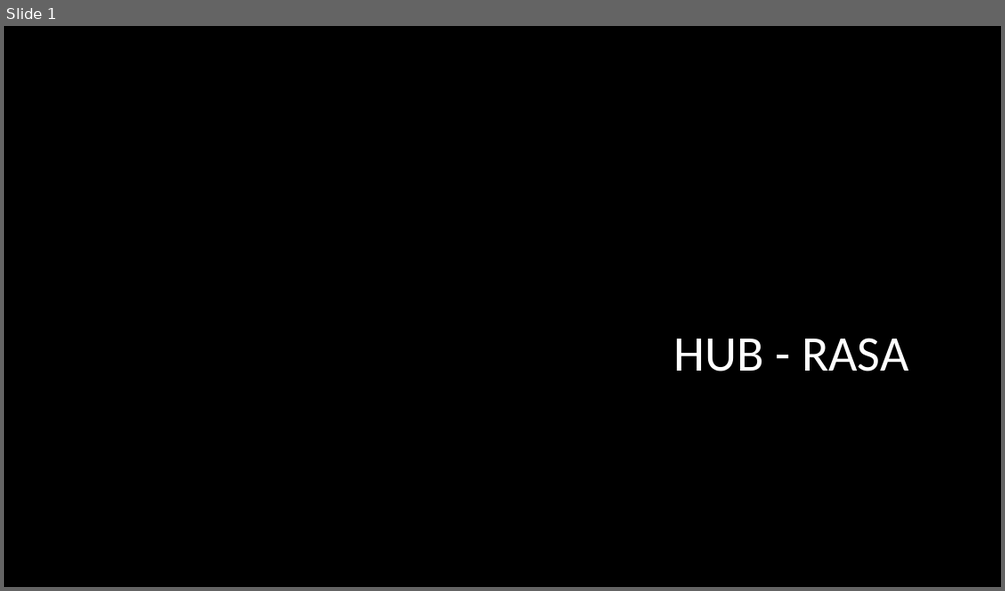
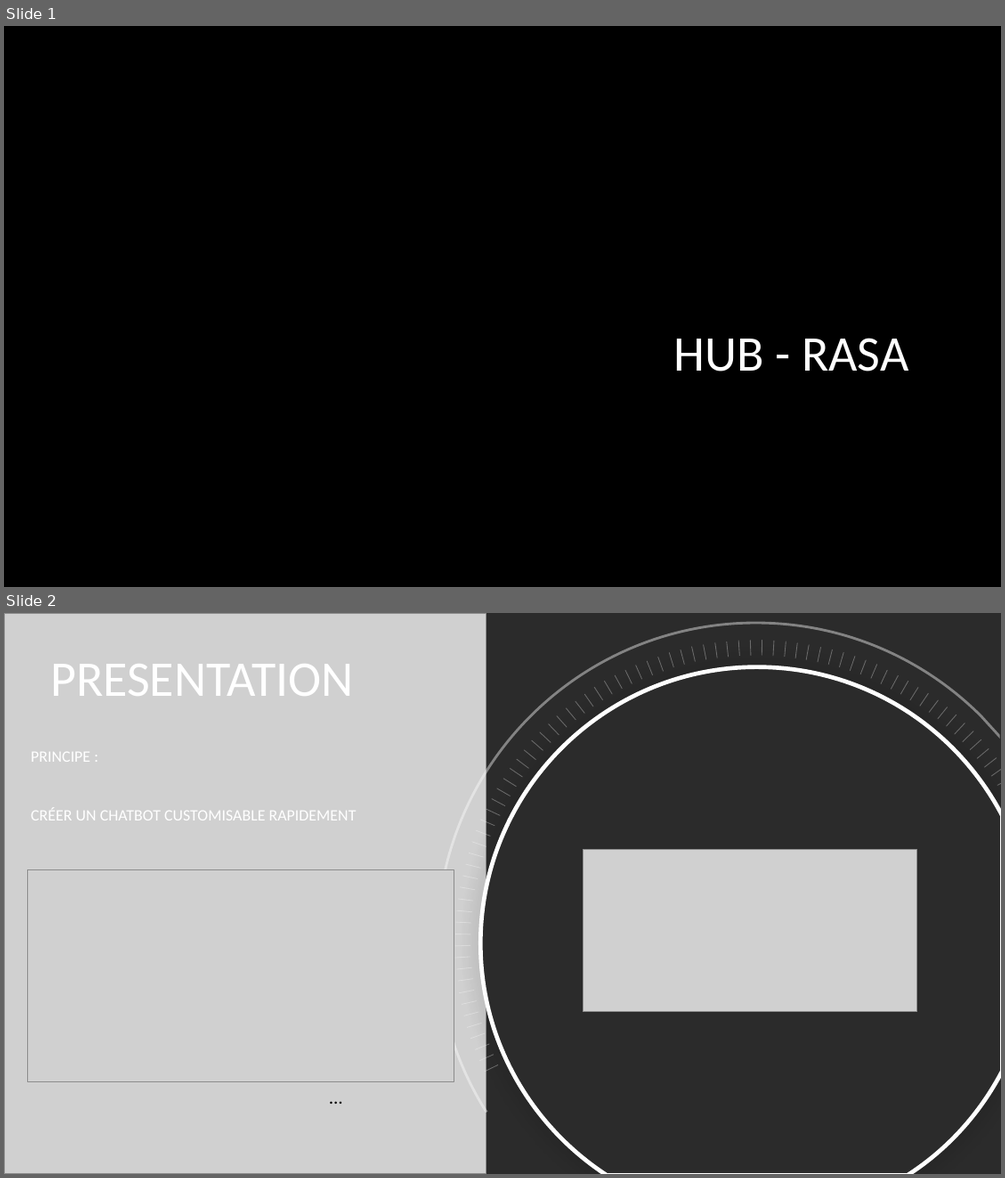
Before and after one commit to Ebiam/HUB_Rasa, a slide deck: HUB_RASA.pptx. Shown one above the other, each under a label of ours: slide 1 before the commit, slides 1 and 2 after it. The pictures are 1005x591 and 1005x1178 pixels, drawn with LibreOffice and Linux fonts; fonts in the diff are those of the drawing; grey boxes stand for pictures; background and template pictures are left out; a plain dark background stands for a picture behind light text. Boxes give left, top, right and bottom in pixels: in the first picture for what was removed or moved away, otherwise in the second. Text is boxed around its words. In the diff, an @@ line names an element or a change of style, - is before the commit and + after.

Commit message:
Add slide

```diff
--- a/HUB_RASA.pptx
+++ b/HUB_RASA.pptx
@@ slide 2 added at [4, 613, 1001, 1174], background picture (left out) @@
@@ picture added at [4, 613, 486, 1174] @@
@@ freeform shape added at [437, 621, 1000, 1112], fill #FFFFFF at 42% opacity @@
@@ title added at [50, 664, 354, 696], 48 pt, text #FFFFFF @@
+PRESENTATION
@@ freeform shape added at [480, 666, 1001, 1174], fill #FFFFFF, outline #000000 4 pt @@
@@ text added at [31, 752, 356, 820], 15.3 pt, text #FFFFFF @@
+PRINCIPE :
+CRÉER UN CHATBOT CUSTOMISABLE RAPIDEMENT
@@ picture added at [582, 850, 917, 1012] @@
@@ picture added at [28, 869, 454, 1082] @@
@@ group added at [455, 640, 1001, 1071]: 78 lines @@
@@ text added at [322, 1082, 350, 1111], 18 pt, text #000000 @@
+…
```
Also in this commit, not shown: 1 slide changed.
